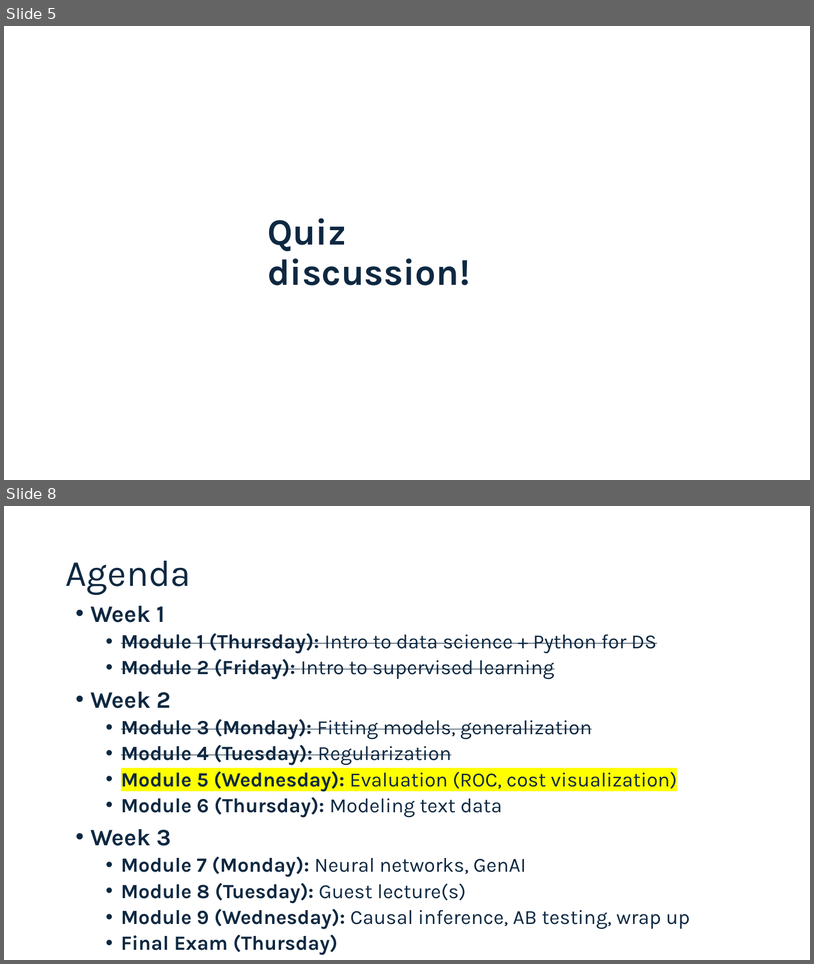
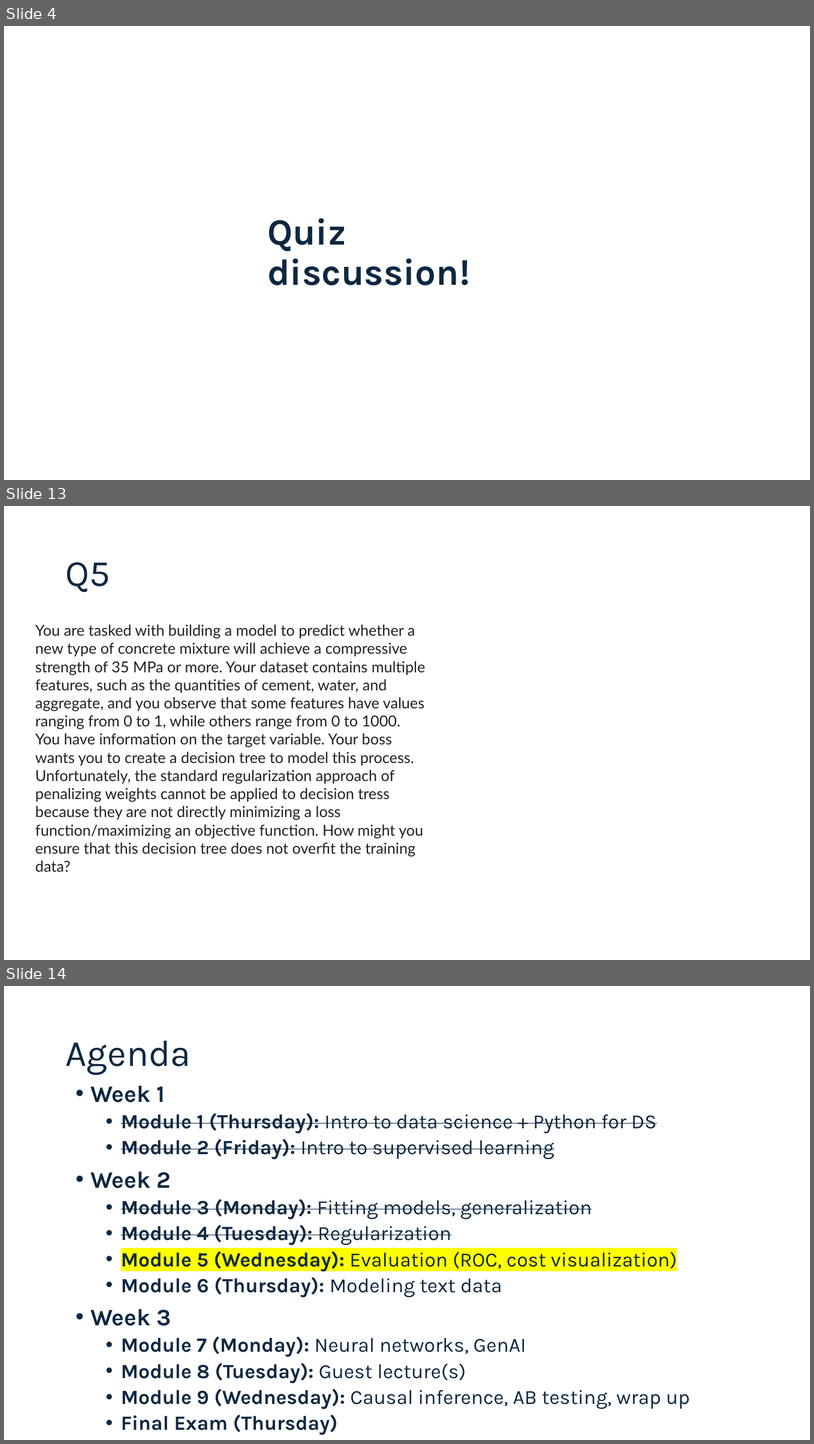
Before and after one commit to connordouglas10/DS-Tech-2025January, a slide deck: Modules/Module5/Slides 5.pptx. Shown one above the other, each under a label of ours: slides 5 and 8 before the commit, slides 4, 13 and 14 after it; the slides between them are not shown. The pictures are 814x964 and 814x1444 pixels, drawn with LibreOffice and Linux fonts; fonts in the diff are those of the drawing. Boxes give left, top, right and bottom in pixels: in the first picture for what was removed or moved away, otherwise in the second. Text is boxed around its words. In the diff, an @@ line names an element or a change of style, - is before the commit and + after.

Commit message:
added data

```diff
--- a/Modules/Module5/Slides 5.pptx
+++ b/Modules/Module5/Slides 5.pptx
@@ slide 13 added at bbox=[4, 506, 810, 960], background #FFFFFF @@
@@ title added at bbox=[65, 562, 110, 592], 44 pt, text #0E2841 @@
+Q5
@@ text added at bbox=[35, 624, 426, 871], 18 pt, text #202122 @@
+You are tasked with building a model to predict whether a new type of concrete mixture will achieve a compressive strength of 35 MPa or more. Your dataset contains multiple features, such as the quantities of cement, water, and aggregate, and you observe that some features have values ranging from 0 to 1, while others range from 0 to 1000. You have information on the target variable. Your boss wants you to create a decision tree to model this process. Unfortunately, the standard regularization approach of penalizing weights cannot be applied to decision tress because they are not directly minimizing a loss function/maximizing an objective function. How might you ensure that this decision tree does not overfit the training data?
@@ what was slide 5 is now slide 4 @@
@@ what was slide 8 is now slide 14 @@
```
Also in this commit, not shown: 2 slides changed, 12 other slides added, 3 slides removed, 2 other files.
